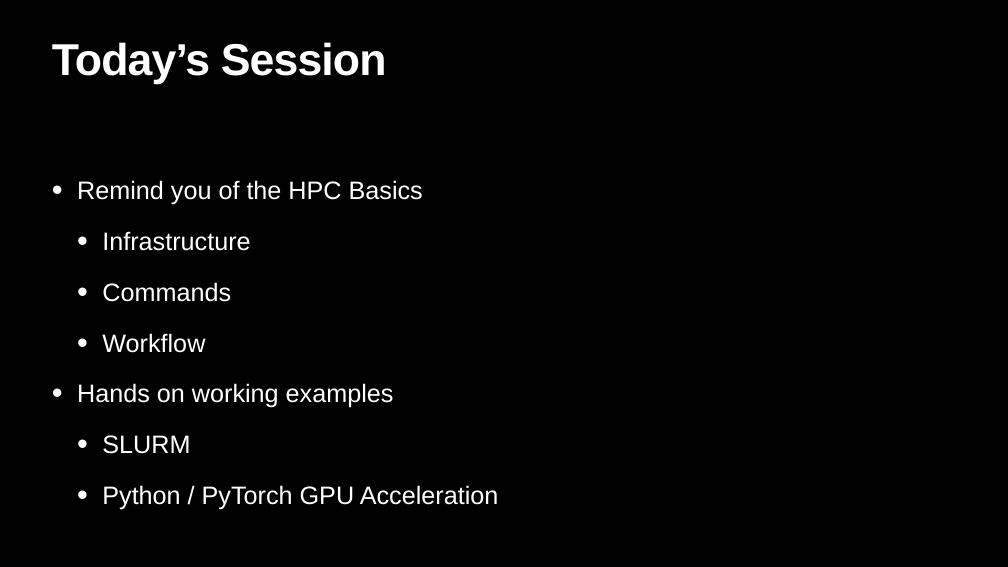
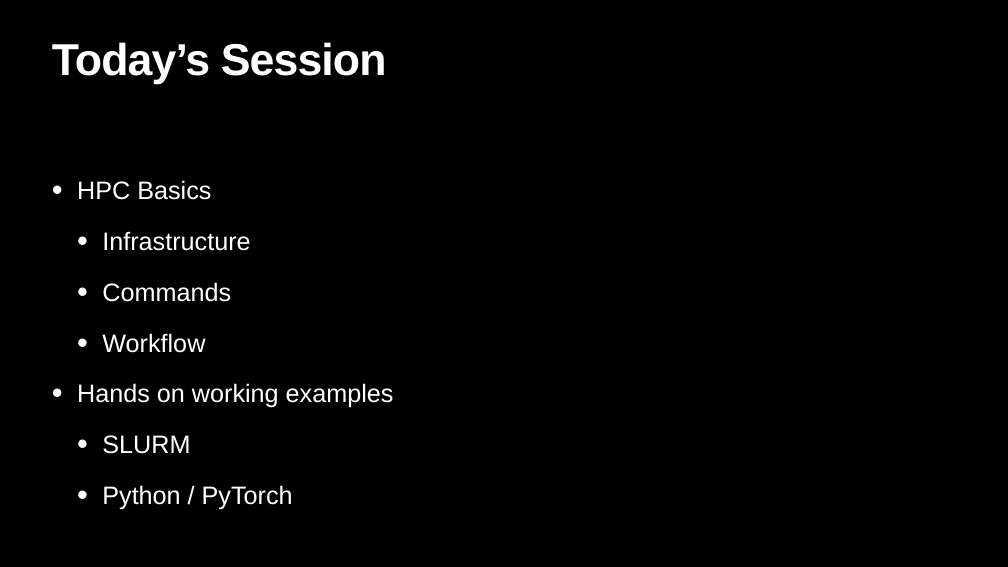
Before and after one commit to SUSTAIN-CDT/SUSTAIN-CDT-HPC-Introduction, a slide deck: slide 2 of HPC_SUSTAIN_PPTX.pptx. Drawn at 1008x567 pixels with LibreOffice and Linux fonts; fonts in the diff are those of the drawing. Boxes give left, top, right and bottom in pixels: in the first picture for what was removed or moved away, otherwise in the second. Text is boxed around its words. In the diff, an @@ line names an element or a change of style, - is before the commit and + after.

```diff
--- a/HPC_SUSTAIN_PPTX.pptx
+++ b/HPC_SUSTAIN_PPTX.pptx
@@ text at <box>77,180,211,200</box>: text changed @@
-• Remind you of the HPC Basics
+• HPC Basics
@@ text at <box>102,485,293,510</box>: text changed @@
-  • Python / PyTorch GPU Acceleration
+  • Python / PyTorch
```
Also in this commit, not shown: 9 other slides changed.
